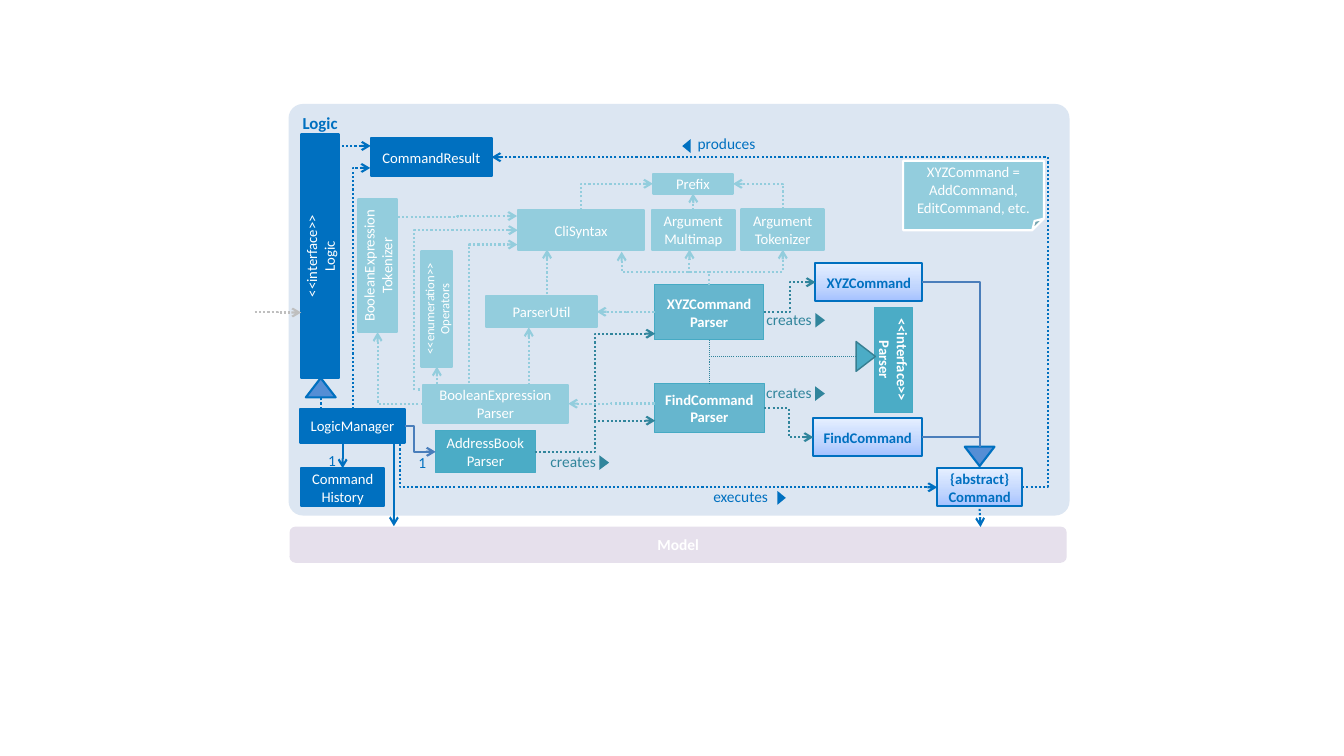
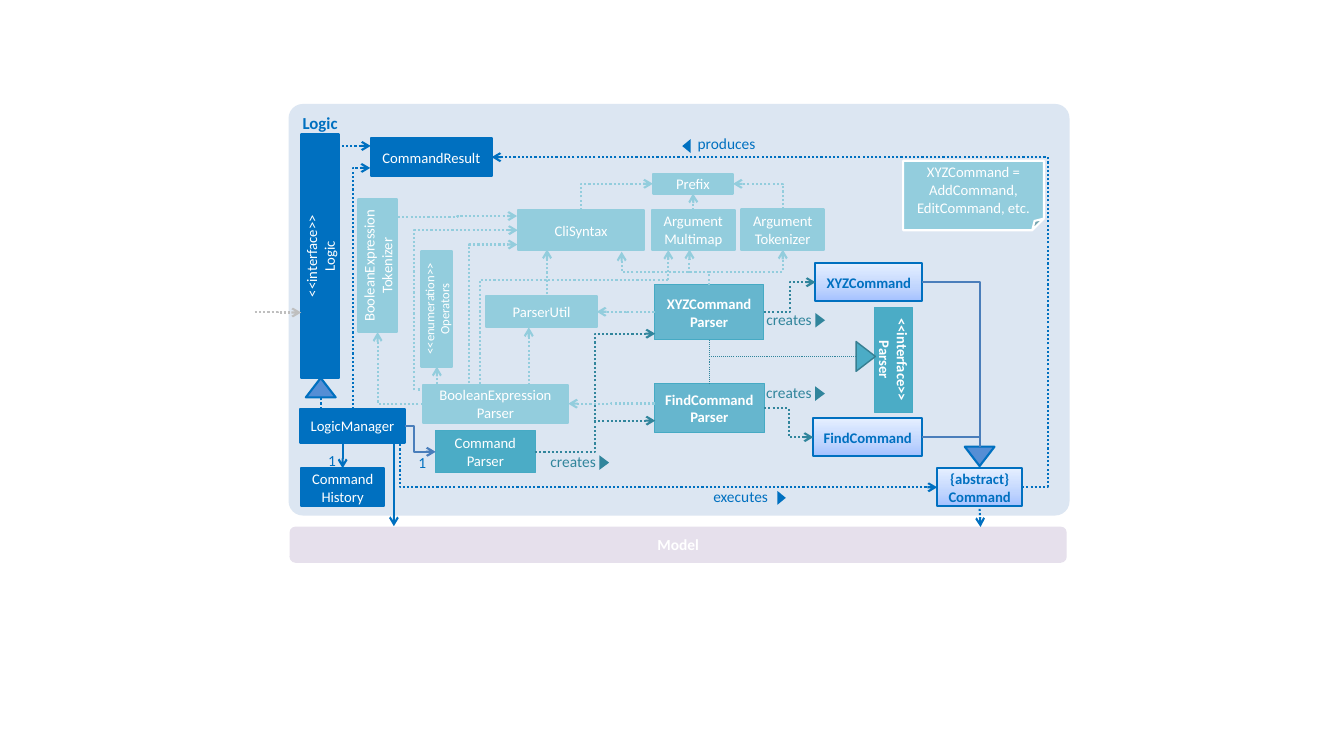
Before and after one commit to chyeo/main, a slide deck: slide 1 of docs/diagrams/LogicComponentClassDiagram.pptx. Drawn at 1344x756 pixels with LibreOffice and Linux fonts; fonts in the diff are those of the drawing. Boxes give left, top, right and bottom in pixels: in the first picture for what was removed or moved away, otherwise in the second. Text is boxed around its words. In the diff, an @@ line names an element or a change of style, - is before the commit and + after.

```diff
--- a/docs/diagrams/LogicComponentClassDiagram.pptx
+++ b/docs/diagrams/LogicComponentClassDiagram.pptx
@@ elbow arrow added from (668, 280) to (668, 250), #93CDDD 1.5 pt dashed @@
@@ elbow line added from (480, 384) to (668, 280), #93CDDD 1.5 pt dashed @@
@@ text in rectangle at bbox=[455, 438, 516, 448]: text changed @@
-AddressBook
+Command
```
Also in this commit, not shown: 1 other file.
